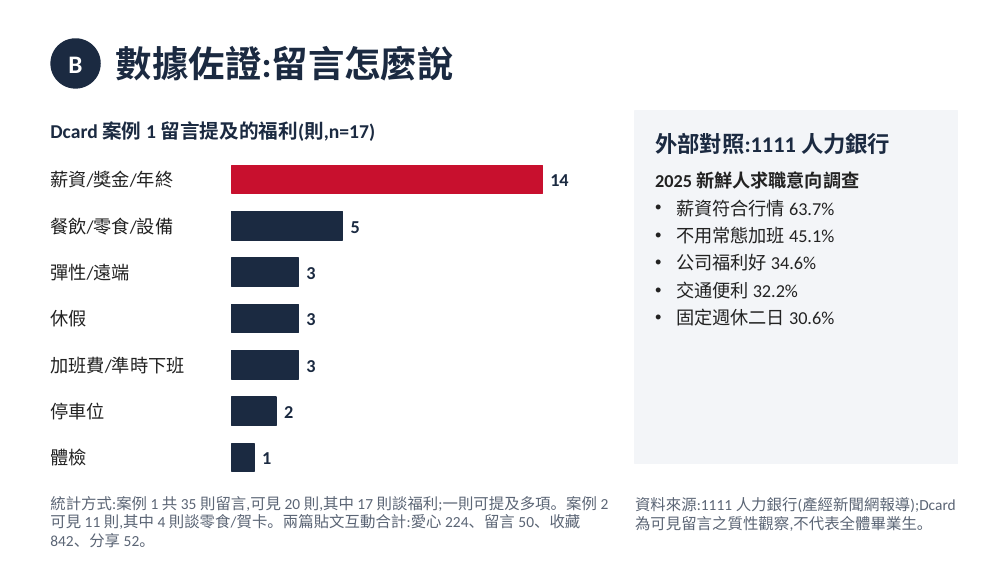
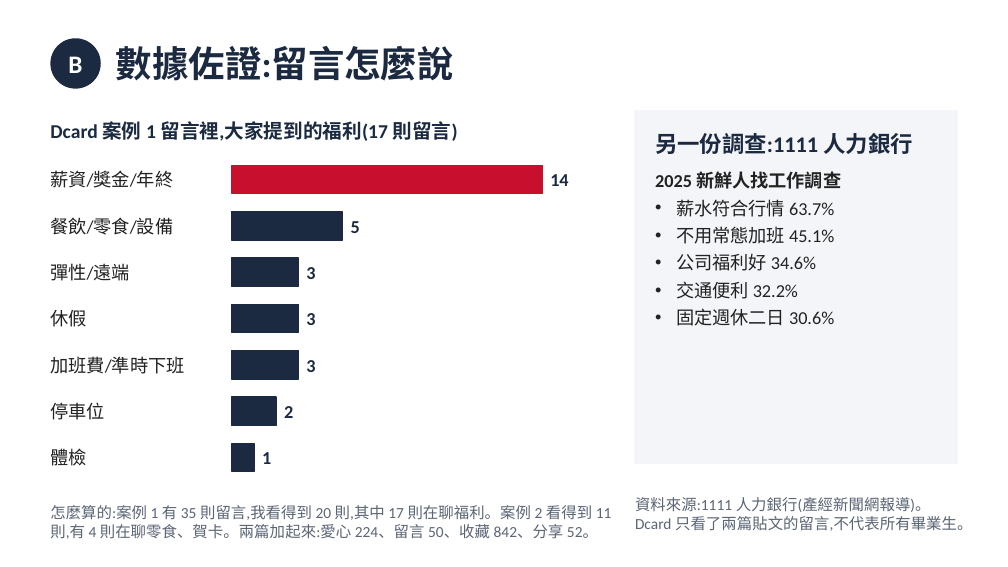
Before and after one commit to tobychien/project-hub, a slide deck: slide 8 of deliverables/CMC_10月_AB任務簡報.pptx. Drawn at 1008x567 pixels with LibreOffice and Linux fonts; fonts in the diff are those of the drawing. Boxes give left, top, right and bottom in pixels: in the first picture for what was removed or moved away, otherwise in the second. Text is boxed around its words. In the diff, an @@ line names an element or a change of style, - is before the commit and + after.

```diff
--- a/deliverables/CMC_10月_AB任務簡報.pptx
+++ b/deliverables/CMC_10月_AB任務簡報.pptx
@@ text at <box>50,121,458,141</box>: text changed @@
-Dcard 案例 1 留言提及的福利(則,n=17)
+Dcard 案例 1 留言裡,大家提到的福利(17 則留言)
@@ text at <box>655,133,912,154</box>: text changed @@
-外部對照:1111 人力銀行
+另一份調查:1111 人力銀行
@@ text at <box>655,171,841,217</box>: text changed @@
-2025 新鮮人求職意向調查
-• 薪資符合行情 63.7%
+2025 新鮮人找工作調查
+• 薪水符合行情 63.7%
@@ text at <box>50,505,612,539</box>: text changed @@
-統計方式:案例 1 共 35 則留言,可見 20 則,其中 17 則談福利;一則可提及多項。案例 2 可見 11 則,其中 4 則談零食/賀卡。兩篇貼文互動合計:愛心 224、留言 50、收藏 842、分享 52。
+怎麼算的:案例 1 有 35 則留言,我看得到 20 則,其中 17 則在聊福利。案例 2 看得到 11 則,有 4 則在聊零食、賀卡。兩篇加起來:愛心 224、留言 50、收藏 842、分享 52。
@@ text at <box>635,497,972,531</box>: text changed @@
-資料來源:1111 人力銀行(產經新聞網報導);Dcard 為可見留言之質性觀察,不代表全體畢業生。
+資料來源:1111 人力銀行(產經新聞網報導)。Dcard 只看了兩篇貼文的留言,不代表所有畢業生。
```
Also in this commit, not shown: 6 other slides changed, 1 other file.
